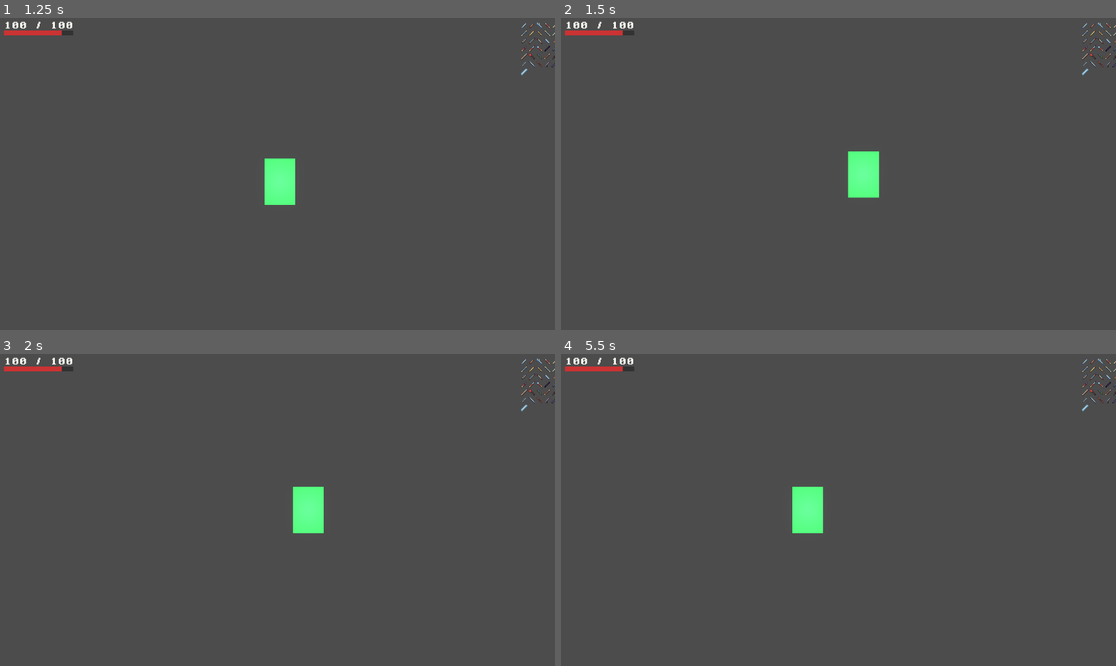
Above: before the commit, frames 1-4 (two rows, left to right).
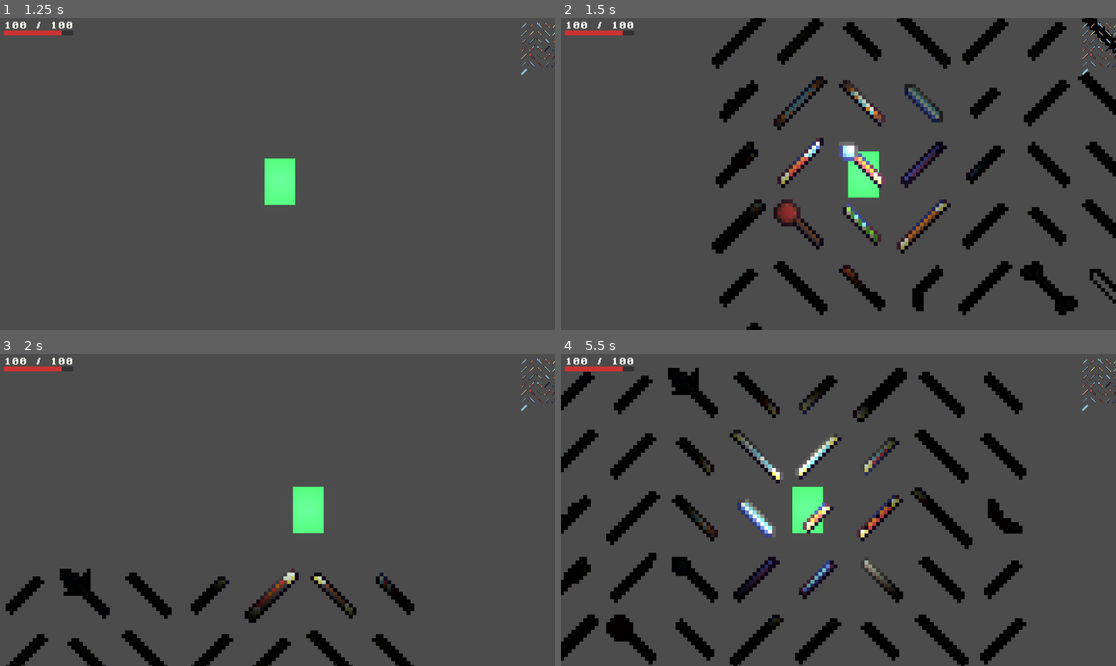
Above: after the commit, the same moments.

Repository: WMsans/top-down-rogue
Game: Godot game, scene res://scenes/ui/main_menu.tscn
The game is run twice, just before and just after one commit, with the same random seed, the same clock (stepped at 60 frames per second) and the same inputs.
Inputs (mouse positions are in pixels of both pictures, inside the frame that each line leads up to):
- Up to frame 1 (1.25 s): click "PLAY" at 0.5 s
- Up to frame 2 (1.5 s): tap Enter at 1.25 s; move the mouse to (960, 158) at 1.27 s; hold D (move_right) from 1.28 s (still down); hold E (interact) from 1.28 s (still down); click (960, 158) at 1.42 s
- Up to frame 3 (2 s): keep holding D (move_right); keep holding E (interact)
- Up to frame 4 (5.5 s): move the mouse to (727, 525) at 2.02 s; release D (move_right) at 2.03 s; release E (interact) at 2.03 s; hold S (move_down) 2.03-2.78 s; tap Z at 2.1, 5.1 s; click (727, 525) at 2.17 s; move the mouse to (894, 441) at 2.77 s; hold D (move_right) 2.78-3.53 s; tap X at 2.85 s; click (894, 441) at 2.92 s; move the mouse to (810, 572) at 3.52 s; hold W (move_up) 3.53-4.28 s; tap C at 3.6 s; click (810, 572) at 3.67 s; move the mouse to (1005, 556) at 4.27 s; hold E (interact) 4.28-5.03 s; hold A (move_left) from 4.28 s (still down); click (1005, 556) at 4.42 s; move the mouse to (672, 463) at 5.02 s; click (672, 463) at 5.17 s

Frame 1 is identical in both runs. In frame 2, 13% of the frame differs, in the area x 27-100%, y 0-100%; in frame 3, 4.6%; in frame 4, 14%, in the area x 0-84%, y 4-100%.
Error in both runs: Cannot call method 'shader_create_from_spirv' on a null value. (res://src/core/compute_device.gd:28)

Commit message:
feat: drop weapon

Diff:
--- a/src/input/input_handler.gd
+++ b/src/input/input_handler.gd
@@ -3,8 +3,17 @@
 const FIRE_RADIUS := 5.0
 const GAS_RADIUS := 6.0
 const GAS_DENSITY := 200
+const WEAPON_DROP_SCENE := preload("res://scenes/weapon_drop.tscn")
+const TestWeaponScript := preload("res://src/weapons/test_weapon.gd")
+const MeleeWeaponScript := preload("res://src/weapons/melee_weapon.gd")
+
+var _weapon_scripts: Array[GDScript] = []
 
 @onready var world_manager: Node2D = get_parent().get_node("WorldManager")
+
+func _ready() -> void:
+	_weapon_scripts = [TestWeaponScript, MeleeWeaponScript]
+
 
 func _unhandled_input(event: InputEvent) -> void:
 	if event is InputEventMouseButton and event.pressed:
@@ -16,6 +25,14 @@
 		var view_size := viewport.get_visible_rect().size
 		var world_pos := (screen_pos - view_size * 0.5) / camera.zoom + camera.global_position
 		if event.button_index == MOUSE_BUTTON_LEFT:
-			world_manager.place_gas(world_pos, GAS_RADIUS, GAS_DENSITY)
+			_spawn_weapon_drop(world_pos)
 		elif event.button_index == MOUSE_BUTTON_RIGHT:
 			world_manager.place_lava(world_pos, 5.0)
+
+
+func _spawn_weapon_drop(pos: Vector2) -> void:
+	var drop: WeaponDrop = WEAPON_DROP_SCENE.instantiate()
+	var weapon_script: GDScript = _weapon_scripts[randi() % _weapon_scripts.size()]
+	drop.weapon = weapon_script.new()
+	get_parent().add_child(drop)
+	drop.global_position = pos
